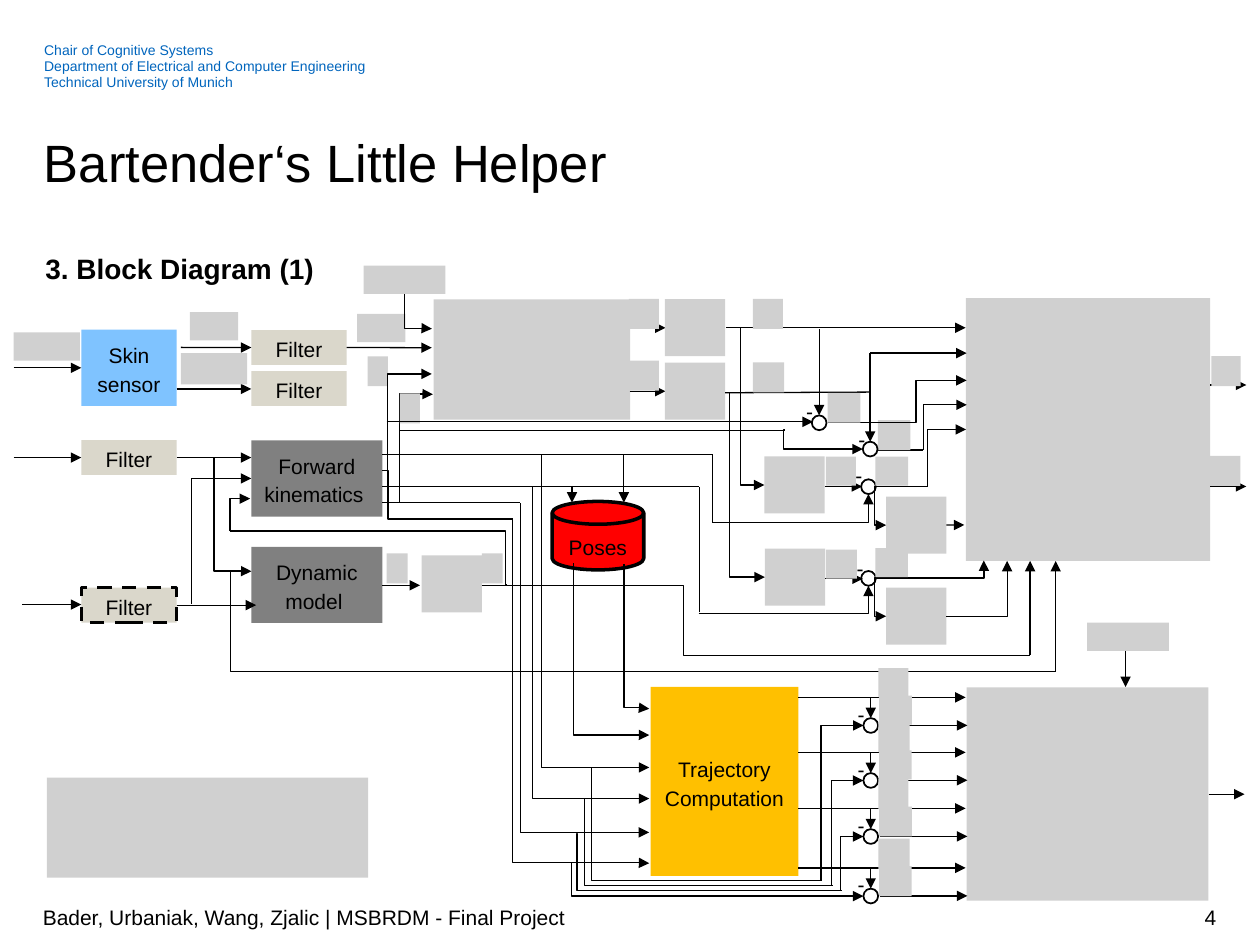
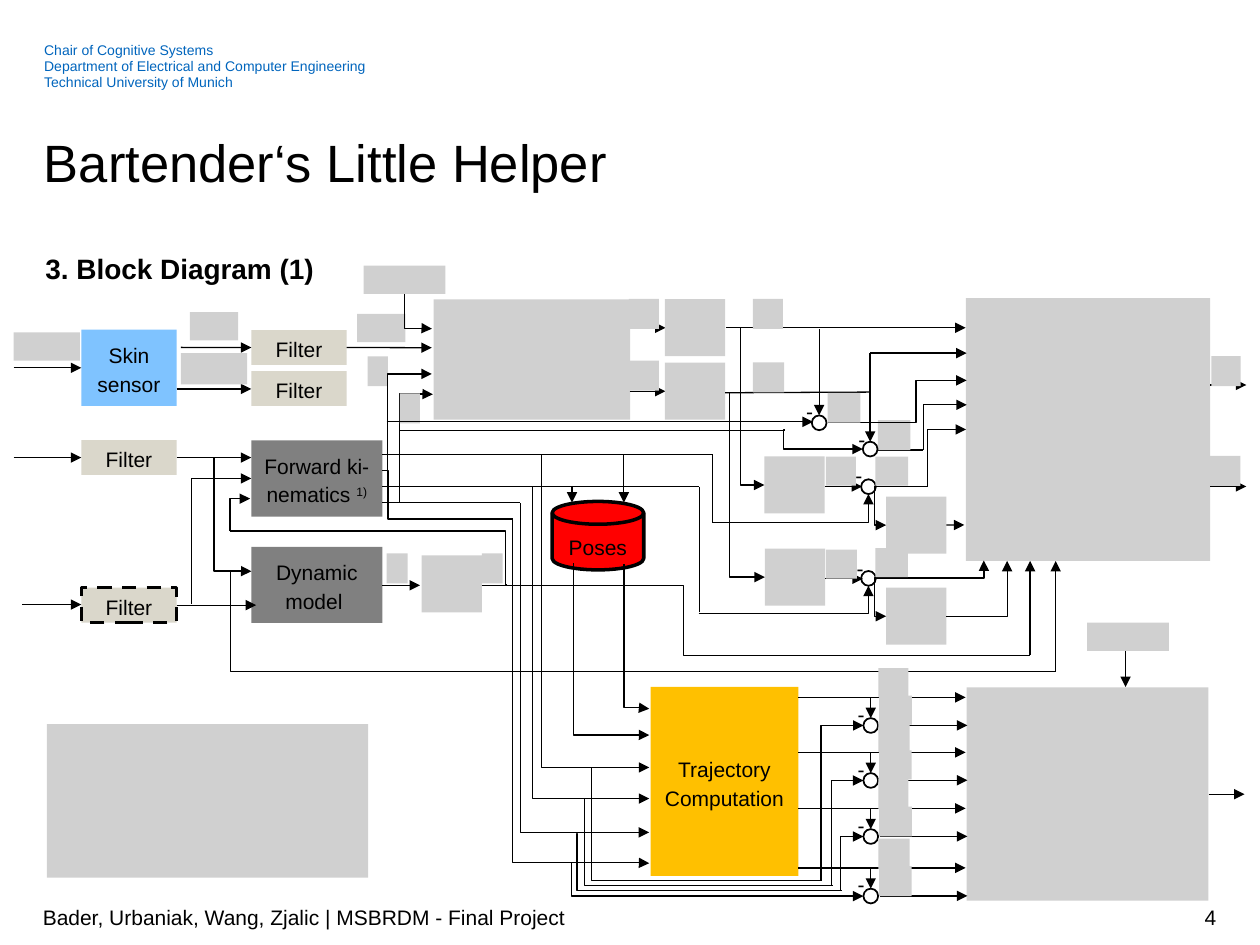
Before and after one commit to WAHanyu/Wang, a slide deck: slide 4 of presentations/20200112-Project_kickoff_v3.pptx. Drawn at 1260x945 pixels with LibreOffice and Linux fonts; fonts in the diff are those of the drawing; grey boxes stand for pictures; background and template pictures are left out. Boxes give left, top, right and bottom in pixels: in the first picture for what was removed or moved away, otherwise in the second. Text is boxed around its words. In the diff, an @@ line names an element or a change of style, - is before the commit and + after.

Commit message:
Addition of 2 equations in block diagram

```diff
--- a/presentations/20200112-Project_kickoff_v3.pptx
+++ b/presentations/20200112-Project_kickoff_v3.pptx
@@ text in rectangle at [264, 459, 369, 502]: text changed @@
-Forward kinematics
+Forward ki-nematics 1)
@@ picture: place and size @@
-picture at [47, 777, 368, 877]
+picture at [47, 724, 368, 878]
```
